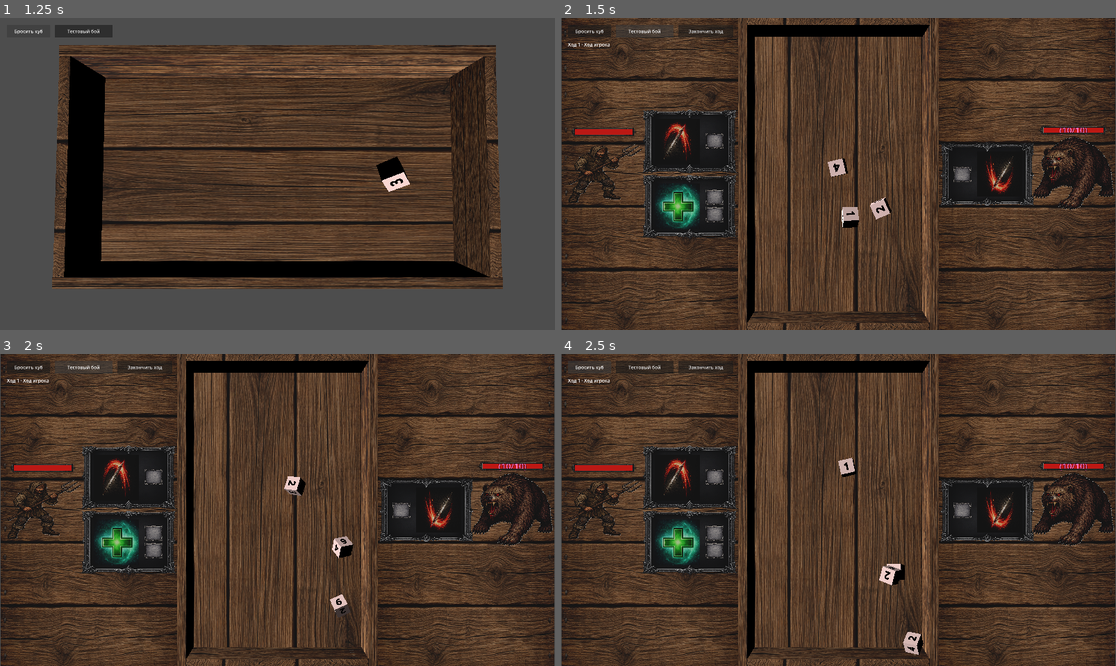
Above: before the commit, frames 1-4 (two rows, left to right).
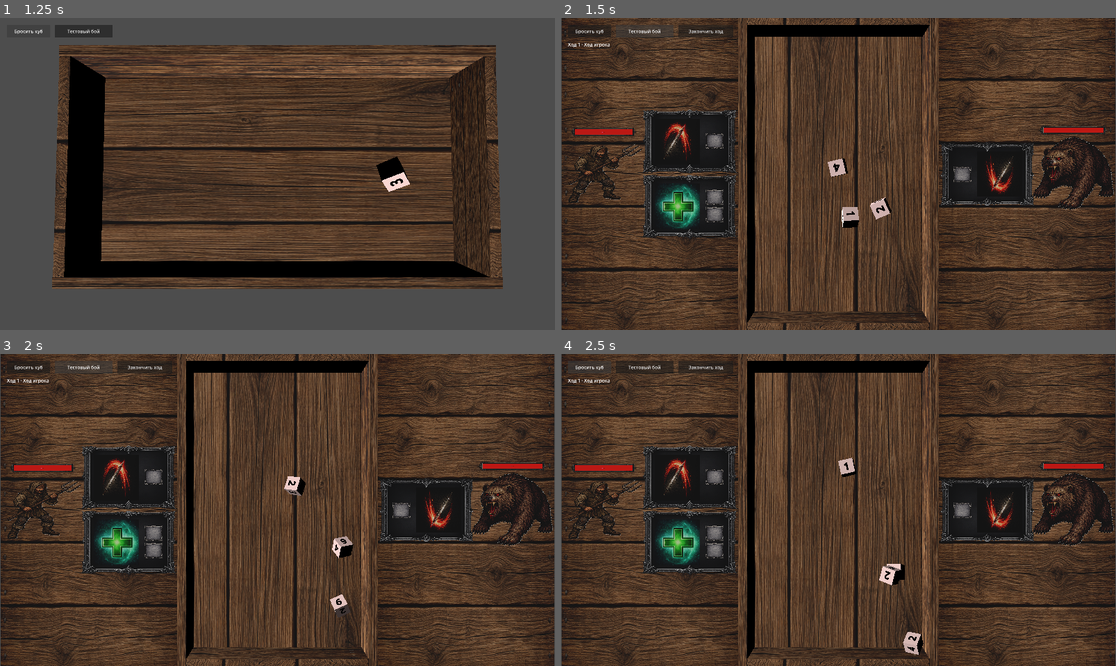
Above: after the commit, the same moments.

Repository: olegbogai-web/dicegame
Game: Godot game, scene res://scenes/board.tscn
Same seed, same stepped clock (60 frames per second), same inputs: the game is played once before the commit and once after it.
Inputs:
- Up to frame 1 (1.25 s): click "Бросить куб" at 0.5 s
- Up to frame 2 (1.5 s): click "Тестовый бой" at 1.25 s
- Up to frame 3 (2 s): no input
- Up to frame 4 (2.5 s): click "Бросить куб" at 2 s

Frame 1 is identical in both runs. In frame 2, less than 0.1% of the frame differs, in the area x 7-95%, y 35-38%; in frame 3, less than 0.1%; in frame 4, less than 0.1%.

Commit message:
Adjust battle HP label sizing

Diff:
--- a/content/rooms/subclasses/battle_room.gd
+++ b/content/rooms/subclasses/battle_room.gd
@@ -175,6 +175,12 @@
 		return Vector2i.ZERO
 	var monster_view := monster_views[index]
 	return Vector2i(monster_view.current_hp, monster_view.max_hp)
+
+
+func get_player_health_values() -> Vector2i:
+	if player_view == null:
+		return Vector2i.ZERO
+	return Vector2i(player_view.current_hp, player_view.max_hp)
 
 
 func get_player_abilities() -> Array[AbilityDefinition]:
--- a/scenes/battle_table.gd
+++ b/scenes/battle_table.gd
@@ -126,6 +126,7 @@
 	_apply_texture_to_mesh(_player_sprite, player_view.sprite)
 	_player_sprite.transform = Transform3D(Basis.from_scale(player_view.base_scale), BattleRoomScript.PLAYER_SPRITE_POSITION)
 	_apply_health_bar(_player_sprite, battle_room_data.get_player_health_ratio())
+	_apply_health_text(_player_sprite, battle_room_data.get_player_health_values())
 
 
 func _apply_monster_sprites() -> void:
@@ -150,7 +151,7 @@
 			BattleRoomScript.MONSTER_SPRITE_POSITION + Vector3(0.0, 0.0, offsets[index])
 		)
 		_apply_health_bar(target_sprite, battle_room_data.get_monster_health_ratio(index))
-		_apply_monster_health_text(target_sprite, battle_room_data.get_monster_health_values(index))
+		_apply_health_text(target_sprite, battle_room_data.get_monster_health_values(index))
 		_monster_sprite_states.append({
 			"sprite": target_sprite,
 			"index": index,
@@ -281,11 +282,13 @@
 	health_bar.transform = Transform3D(target_basis, target_origin)
 
 
-func _apply_monster_health_text(combatant_sprite: MeshInstance3D, health_values: Vector2i) -> void:
+func _apply_health_text(combatant_sprite: MeshInstance3D, health_values: Vector2i) -> void:
 	if combatant_sprite == null:
 		return
 
-	var health_label := combatant_sprite.get_node_or_null(^"HP_frame_monster/HP_text_monster") as Label3D
+	var health_label := combatant_sprite.get_node_or_null(^"HP_frame/HP_text_player") as Label3D
+	if health_label == null:
+		health_label = combatant_sprite.get_node_or_null(^"HP_frame_monster/HP_text_monster") as Label3D
 	if health_label == null:
 		return
 
--- a/scenes/battle_table.tscn
+++ b/scenes/battle_table.tscn
@@ -88,13 +88,13 @@
 mesh = SubResource("PlaneMesh_swnlx")
 
 [node name="HP_text_monster" type="Label3D" parent="monster_sprite/HP_frame_monster"]
-transform = Transform3D(0.1, 0, 0, 0, 0.08, 0, 0, 0, 0.08, 0, 0.0025, 0)
-pixel_size = 0.05
+transform = Transform3D(0.05, 0, 0, 0, 0.04, 0, 0, 0, 0.04, 0, 0.0025, 0)
+pixel_size = 0.025
 billboard = 1
 text = "(0/0)"
-font_size = 48
+font_size = 20
 modulate = Color(1, 0.45, 0.75, 1)
-outline_size = 6
+outline_size = 3
 outline_modulate = Color(0.15, 0, 0.08, 1)
 
 [node name="player_sprite" type="MeshInstance3D" parent="." unique_id=9839672]
@@ -111,6 +111,16 @@
 transform = Transform3D(0.85, 0, 0, 0, 0.8, 0, 0, 0, 0.6, 0, 0.001, 0)
 material_override = SubResource("StandardMaterial3D_dtdu1")
 mesh = SubResource("PlaneMesh_swnlx")
+
+[node name="HP_text_player" type="Label3D" parent="player_sprite/HP_frame"]
+transform = Transform3D(0.05, 0, 0, 0, 0.04, 0, 0, 0, 0.04, 0, 0.0025, 0)
+pixel_size = 0.025
+billboard = 1
+text = "(0/0)"
+font_size = 20
+modulate = Color(1, 0.45, 0.75, 1)
+outline_size = 3
+outline_modulate = Color(0.15, 0, 0.08, 1)
 
 [node name="board" parent="." unique_id=1670483730 instance=ExtResource("5_dtdu1")]
 transform = Transform3D(-4.8956753e-08, 0, -1.3, 0, 1.1, 0, 1.12, 0, -5.6824803e-08, 0, -0.69, 0)
